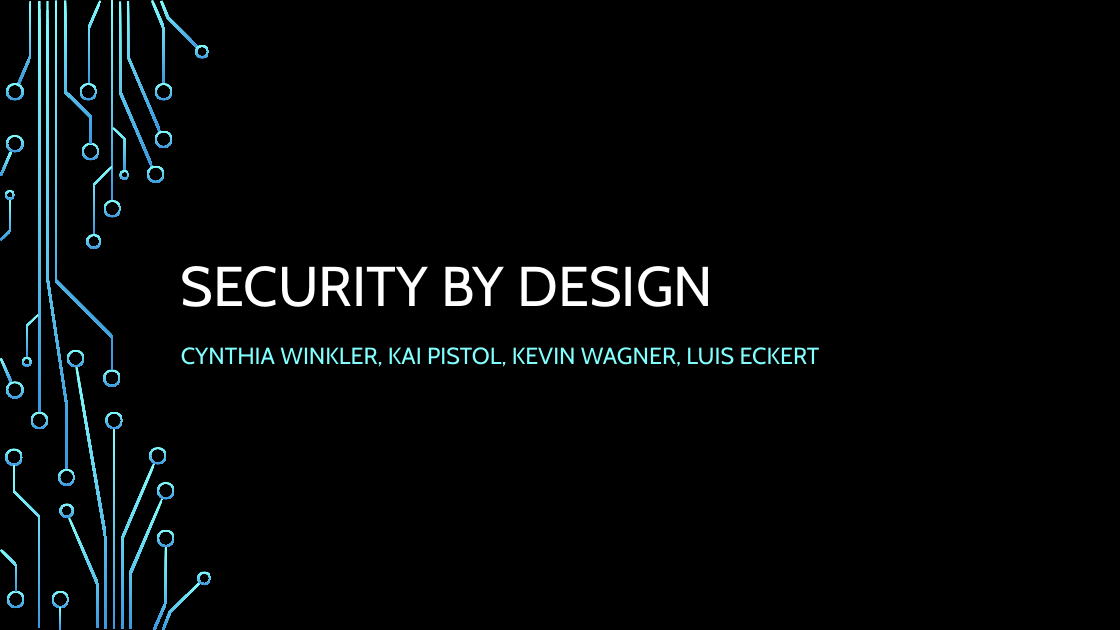
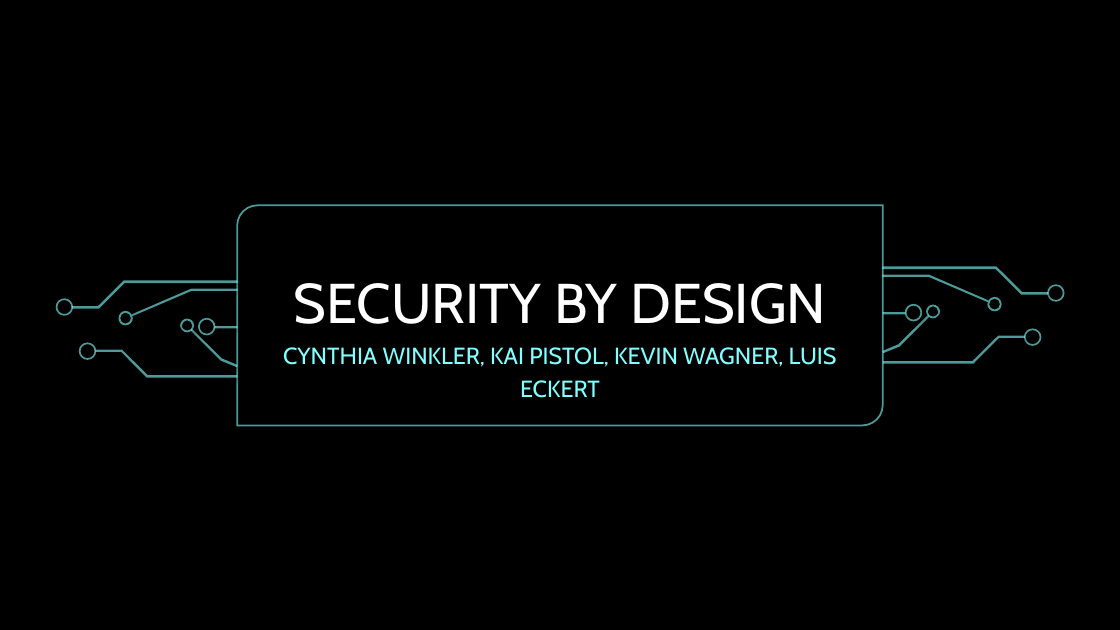
Before and after one commit to CelMur/TINF21CS2_Security_by_Design_Gruppenprojekt, a slide deck: slide 1 of Documentation/2023_10_26_SBD_Präsentation_final.pptx. Drawn at 1120x630 pixels with LibreOffice and Linux fonts; fonts in the diff are those of the drawing; background and template pictures are left out. Boxes give left, top, right and bottom in pixels: in the first picture for what was removed or moved away, otherwise in the second. Text is boxed around its words. In the diff, an @@ line names an element or a change of style, - is before the commit and + after.

```diff
--- a/Documentation/2023_10_26_SBD_Präsentation_final.pptx
+++ b/Documentation/2023_10_26_SBD_Präsentation_final.pptx
@@ rectangle added at bbox=[0, 0, 1120, 630], fill #000000 @@
@@ title "SECURITY BY DESIGN" at bbox=[294, 283, 826, 324]: alignment left to centre @@
@@ title "SECURITY BY DESIGN": place and size @@
-title "SECURITY BY DESIGN" at bbox=[181, 266, 713, 307]
+title "SECURITY BY DESIGN" at bbox=[294, 283, 826, 324]
@@ group added at bbox=[55, 205, 1065, 425]: 18 freeform shapes, 2 rectangles, 1 round diag rect @@
@@ subtitle "CYNTHIA WINKLER, KAI PISTOL, KEVIN ...": place and size @@
-subtitle "CYNTHIA WINKLER, KAI PISTOL, KEVIN ..." at bbox=[181, 347, 820, 367]
+subtitle "CYNTHIA WINKLER, KAI PISTOL, KEVIN ..." at bbox=[283, 347, 837, 398]
@@ subtitle "CYNTHIA WINKLER, KAI PISTOL, KEVIN ..." at bbox=[283, 347, 837, 398]: alignment left to centre @@
@@ group removed at bbox=[5, 2, 212, 628]: 34 freeform shapes @@
```
Also in this commit, not shown: 3 other slides changed.
